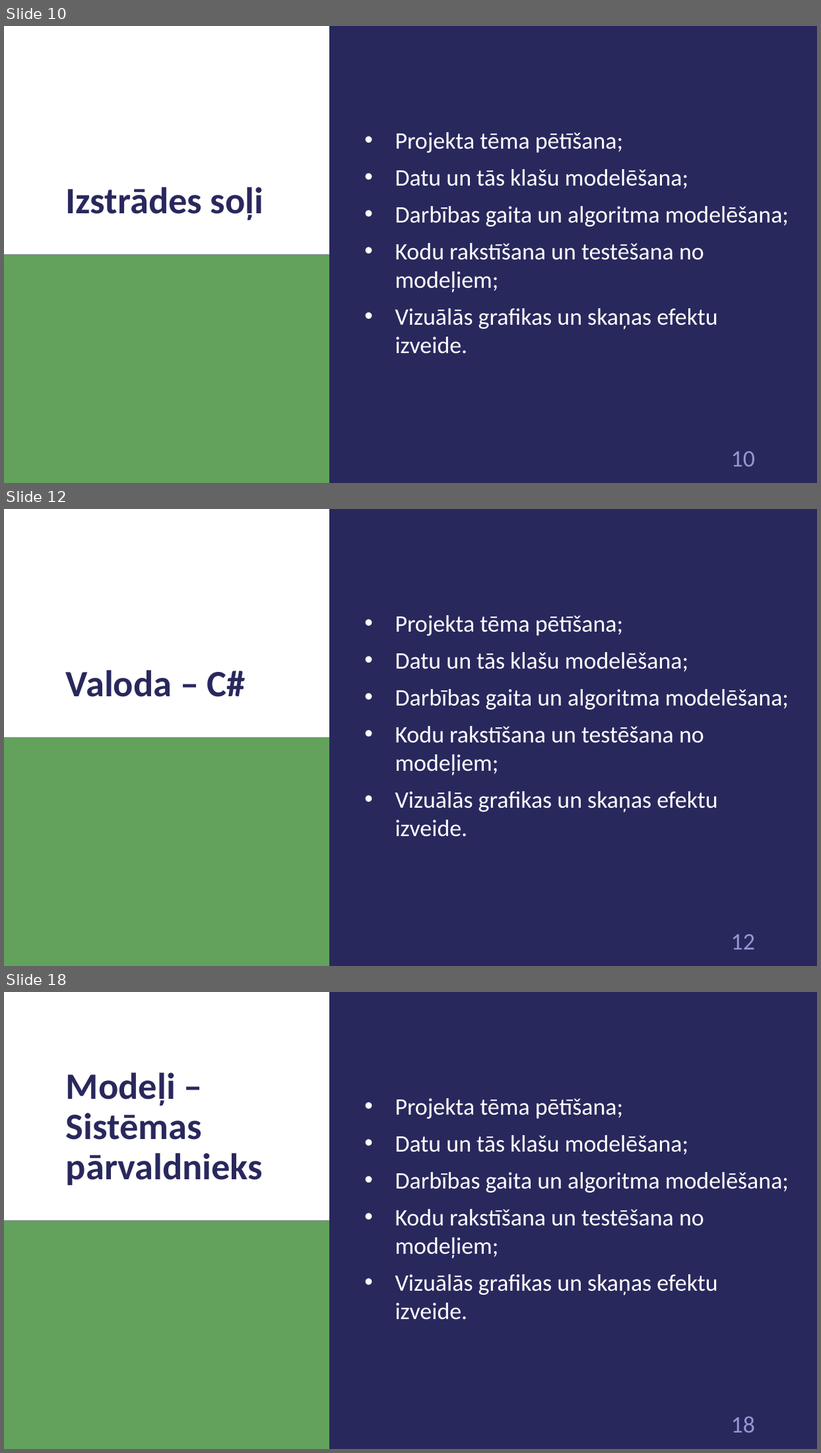
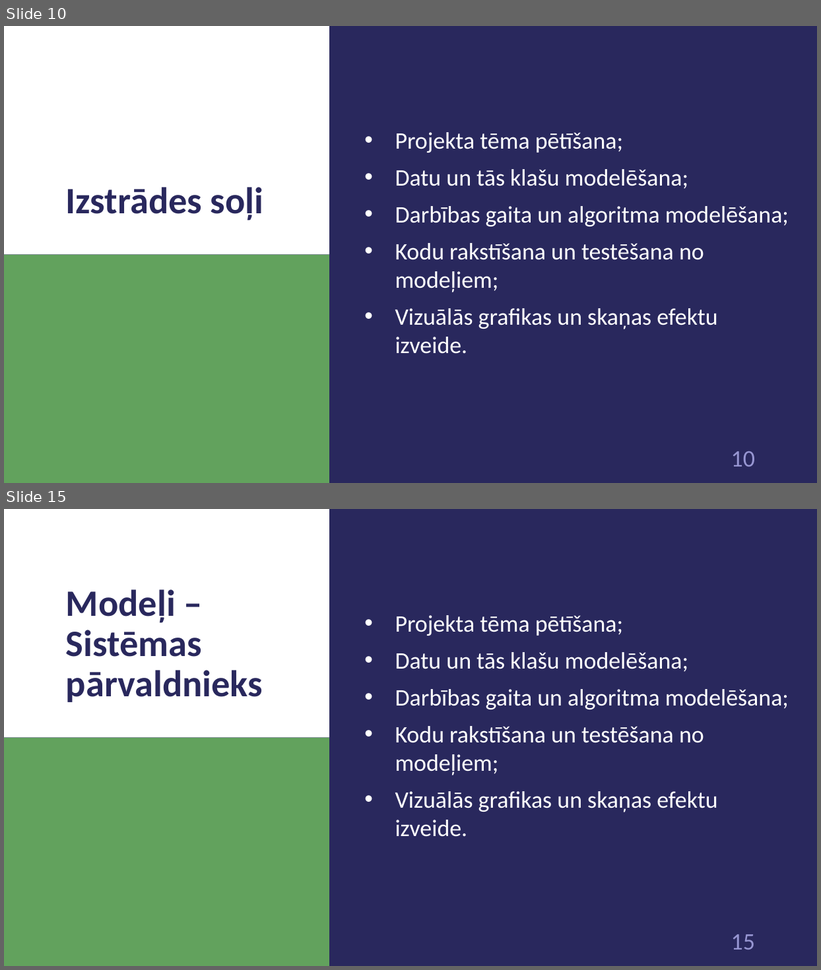
Before and after one commit to 1ivyatan/drumstalotajs, a slide deck: Documentation/Prezentācija.pptx. Shown one above the other, each under a label of ours: slides 10, 12 and 18 before the commit, slides 10 and 15 after it; the slides between them are not shown. The pictures are 821x1453 and 821x970 pixels, drawn with LibreOffice and Linux fonts; fonts in the diff are those of the drawing. Boxes give left, top, right and bottom in pixels: in the first picture for what was removed or moved away, otherwise in the second. Text is boxed around its words. In the diff, an @@ line names an element or a change of style, - is before the commit and + after.

```diff
--- a/Documentation/Prezentācija.pptx
+++ b/Documentation/Prezentācija.pptx
@@ slide 12 removed at [4, 509, 817, 966], background #29285D; not listed: 3 template elements that a slide beside it also shows @@
@@ text removed at [395, 615, 789, 837] @@
-• Projekta tēma pētīšana;
-• Datu un tās klašu modelēšana;
-• Darbības gaita un algoritma modelēšana;
-• Kodu rakstīšana un testēšana no modeļiem;
-• Vizuālās grafikas un skaņas efektu izveide.
@@ title removed at [66, 670, 246, 697] @@
-Valoda – C#
@@ what was slide 18 is now slide 15 @@
@@ page number at [731, 935, 755, 950]: text changed @@
-18
+15
```
Also in this commit, not shown: 4 slides changed, 2 other slides removed.
